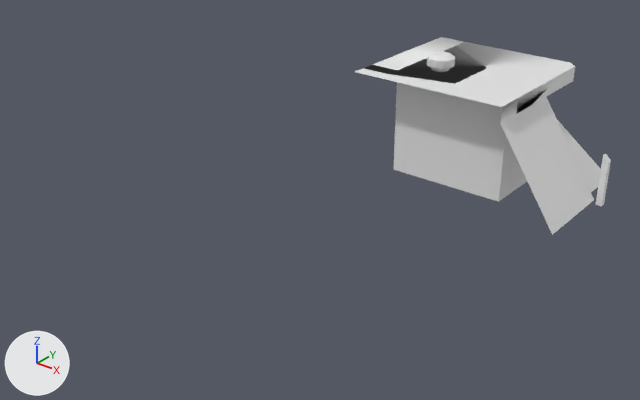
A saved change to the FBX model Pieklo dzidowca kregi spierdolenia/Assets/Graphics 3D/Props/Level 2 props/wejscie_2.fbx.
Before and after are seen from a 50 mm camera at (14.34, -24.17, 12.25) aimed at (-0.71, -5.37, 0.59). The axes (+X, +Y, +Z) are drawn at lower left. The lights are the same throughout. The picture after the commit comes second. Materials are left out; every surface is plain grey.

Names of what the first picture shows: '2'.
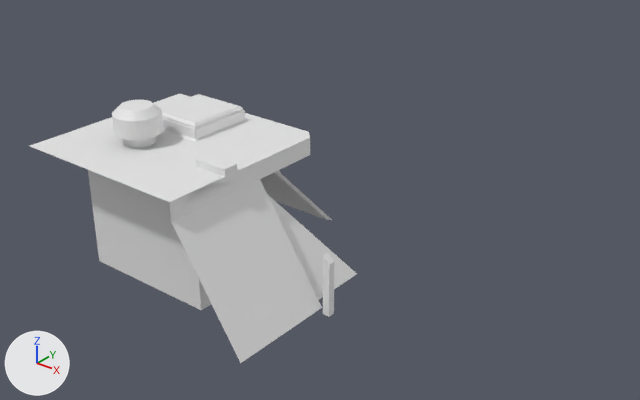
Where the change shows, as pixel boxes [x1, y1, x2, y2] in the pictures (640 x 400 px; the box of a moved part takes in the faces that stretch with it):
'2', reshaped, moved (28% wider, 36% taller): before [355, 37, 611, 235]; after [30, 94, 357, 363]
part 1 of me_cube_002, moved or reshaped: before [373, 37, 594, 222]; after [62, 94, 322, 343]

What the commit changed:
me_cube_002 is used by ob_2; location (0.0, 0.0, 1.0).
me_cube_002 had 236 vertices, 205 faces and spanned x -2.0..5.6, y -2.0..5.3, z -1.1..3.0.
me_cube_002 now has 289 vertices, 251 faces and spans x -2.0..5.6, y -2.0..5.3, z -1.1..3.51.
Part 1, on me_cube_002:
21 faces are deleted.
160 vertices move from x -0.45..0.45, y -0.45..0.45, z 2.4..3.0 to x -0.63..0.63, y -0.63..0.63, z 2.28..3.51.
35 vertices are added at x -1.0..3.38, y -0.22..2.87, z 1.88..2.95.
6 new vertices lie (0.0, 0.0, 0.22) away from vertices in x -0.67..1.12, y 0.95..2.82, z 2.59.
6 new vertices lie (0.0, 0.0, -0.04) away from vertices in x -0.67..1.12, y 0.95..2.82, z 2.59.
6 new vertices lie (0.0, 0.0, 0.07) away from vertices in x -0.63..1.09, y 0.98..2.79, z 2.81.
67 new faces join them.
Object '2' (ob_2) moves from (0.0, 0.0, 1.0) to (-2.82, -10.27, 1.0).
